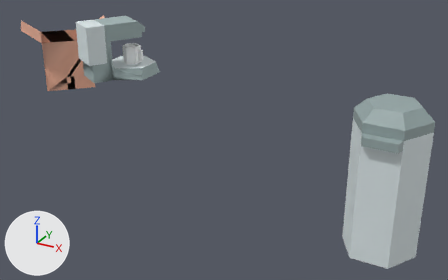
The FBX model Assets/Models/Remastered Models/Level 1/Level_1_5-Items.fbx, before and after one commit.
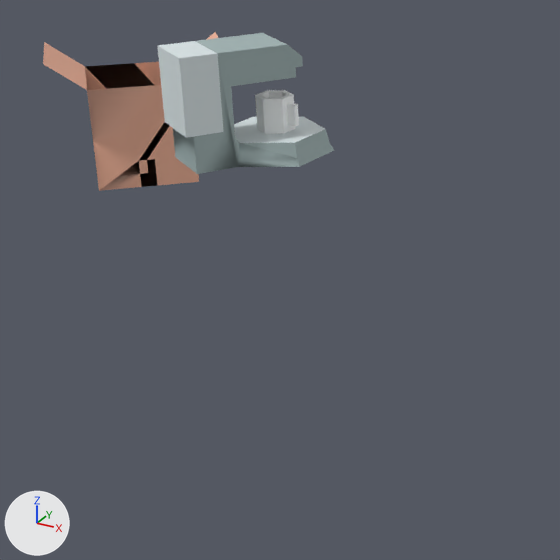
Old and new are each drawn whole from a 50 mm camera at (2.4, -3.68, 1.41) aimed at (0.38, 0.0, -0.42) and again close up on the part from 0% to 60% of the width and 0% to 96% of the height. Lighting does not change. The marker at lower left points along +X, +Y and +Z. Where no turn or scale is listed for an object, it has been applied to the vertices.

Names of what the first close-up shows: 'cardboardBoxOpen', 'kitchenCoffeeMachine'.
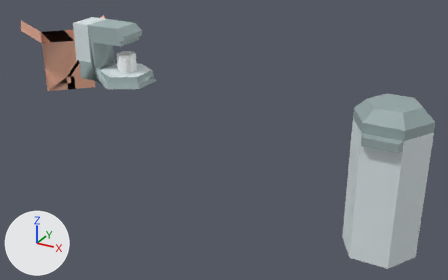
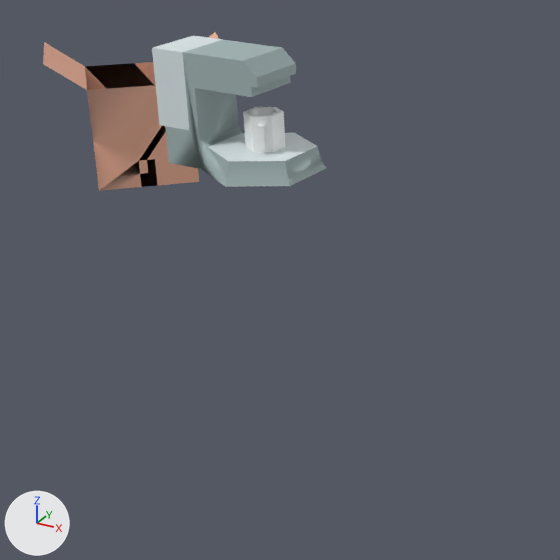
Location of each change, (x1, y1, x2, y2) in pixels of the close-ups (560 x 560 px):
'kitchenCoffeeMachine', moved, turned: before (157, 33, 334, 174); after (152, 36, 326, 187)

Patch to the scene script:
```diff
--- a/Assets/Models/Remastered Models/Level 1/Level_1_5-Items.fbx.py
+++ b/Assets/Models/Remastered Models/Level 1/Level_1_5-Items.fbx.py
@@ ob_kitchencoffeemachine @@
 ob_kitchencoffeemachine.parent = ob_workbenchcopy
-ob_kitchencoffeemachine.location = (1.057, 0.863, 2.32)
-ob_kitchencoffeemachine.rotation_euler = (0.0, -0.524, 0.0)  # degrees (0, -30, 0)
+ob_kitchencoffeemachine.location = (1.057, 0.863, 4.32)
+ob_kitchencoffeemachine.rotation_euler = (0.0, -1.571, 0.0)  # degrees (0, -90, 0)
```
